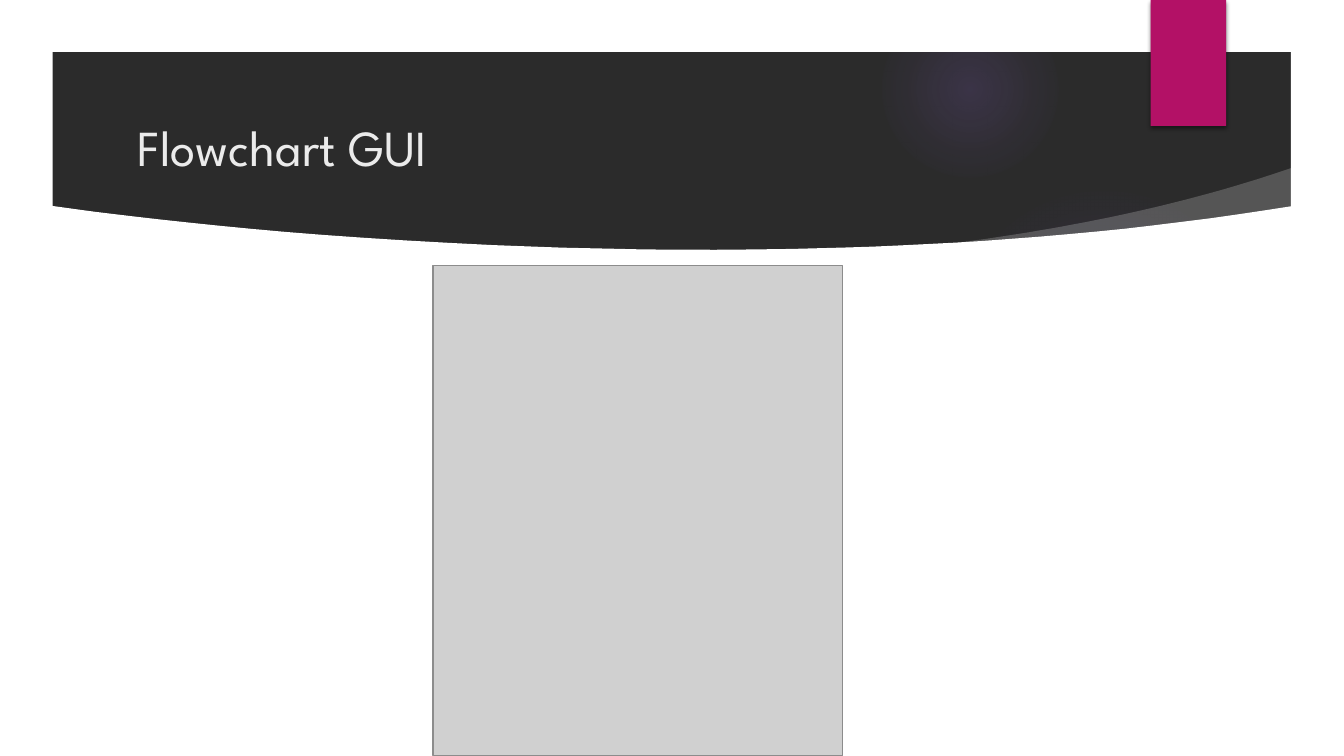
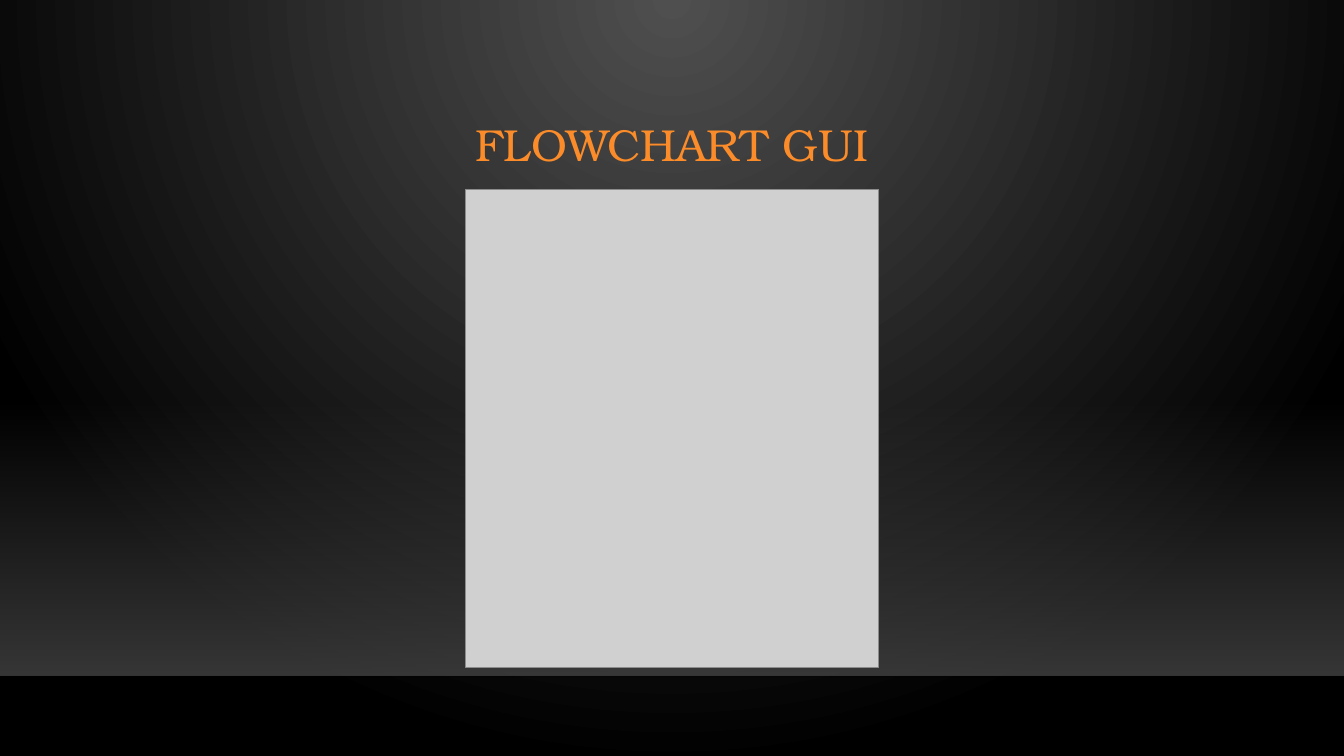
Before and after one commit to OG-netizen/Project-3-4, a slide deck: slide 3 of Sprint Planning/Scrum meeting 2.pptx. Drawn at 1344x756 pixels with LibreOffice and Linux fonts; fonts in the diff are those of the drawing; grey boxes stand for pictures; background and template pictures are left out; a plain dark background stands for a picture behind light text. Boxes give left, top, right and bottom in pixels: in the first picture for what was removed or moved away, otherwise in the second. Text is boxed around its words. In the diff, an @@ line names an element or a change of style, - is before the commit and + after.

```diff
--- a/Sprint Planning/Scrum meeting 2.pptx
+++ b/Sprint Planning/Scrum meeting 2.pptx
@@ background picture (left out) to gradient #505050 to #000000 @@
@@ group removed at <box>0,0,1344,756</box>: 5 ellipses, 3 freeform shapes @@
@@ rectangle removed at <box>1150,0,1226,126</box> @@
@@ title at <box>475,130,869,162</box>: text changed; size 36 to 32 pt; font League Spartan to TeX Gyre Bonum; text colour #EBEBEB to #FB8C29 @@
-Flowchart GUI
+FLOWCHART GUI
@@ picture: place and size @@
-picture at <box>434,266,844,756</box>
+picture at <box>465,190,878,667</box>
@@ rectangle added at <box>0,399,1344,676</box>, fill gradient #454545 @@
@@ line added from (0, 677) to (1344, 677), #000001 1 pt @@
```
Also in this commit, not shown: 6 other slides changed, 1 slide added.
